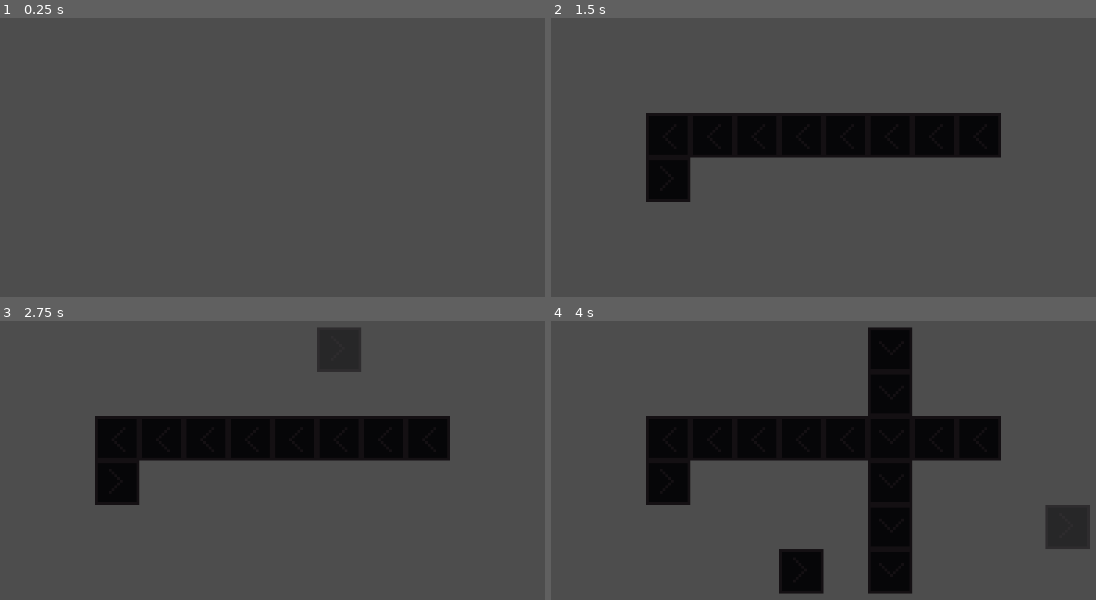
Above: before the commit, frames 1-4 (two rows, left to right).
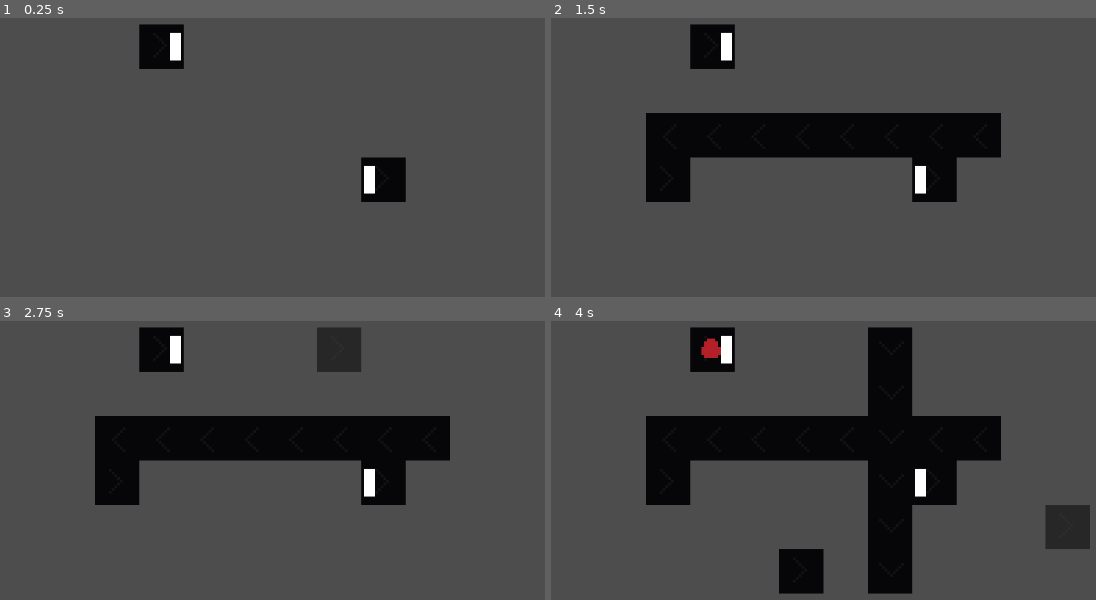
Above: after the commit, the same moments.

Repository: outercloudstudio/gmtk-2024
Game: Godot game, scene res://game.tscn
Two runs of this game, one before a commit and one after it. Both use one fixed random seed, a clock stepped at 60 frames per second and the inputs below.
Inputs (mouse positions are in pixels of both pictures, inside the frame that each line leads up to):
- Up to frame 1 (0.25 s): no input
- Up to frame 2 (1.5 s): tap Enter at 0.5 s; move the mouse to (997, 135) at 0.52 s; press the mouse at (997, 135) at 0.53 s; move the mouse to (665, 179) at 1.27 s; release the mouse at (665, 179) at 1.28 s; click (665, 179) at 1.35 s
- Up to frame 3 (2.75 s): move the mouse to (354, 362) at 2.02 s; press the mouse at (354, 362) at 2.03 s
- Up to frame 4 (4 s): tap Space at 2.75 s; move the mouse to (785, 549) at 2.77 s; release the mouse at (785, 549) at 2.78 s; click (785, 549) at 2.85 s; tap Enter at 3.5 s; move the mouse to (1063, 527) at 3.52 s; press the mouse at (1063, 527) at 3.53 s

The runs differ from the first frame. In frame 1, 2.7% of the frame differs, in the area x 25-75%, y 2-66%; in frame 2, 2.7%; in frame 3, 2.7%; in frame 4, 2.7%.

Commit message:
Item

Diff:
--- /dev/null
+++ b/accepter.tscn
@@ -0,0 +1,16 @@
+[gd_scene load_steps=3 format=3 uid="uid://b0i841hejuca6"]
+
+[ext_resource type="Script" path="res://tile.gd" id="1_lbjgo"]
+[ext_resource type="Texture2D" uid="uid://2wvotbf5sand" path="res://sprites.png" id="2_6tslh"]
+
+[node name="Accepter" type="Node2D" node_paths=PackedStringArray("rotation_origin")]
+script = ExtResource("1_lbjgo")
+rotation_origin = NodePath("RotationOrigin")
+
+[node name="RotationOrigin" type="Node2D" parent="."]
+position = Vector2(8, 8)
+
+[node name="FowardSprite" type="Sprite2D" parent="RotationOrigin"]
+texture = ExtResource("2_6tslh")
+region_enabled = true
+region_rect = Rect2(48, 0, 16, 16)
--- /dev/null
+++ b/apple.tscn
@@ -0,0 +1,23 @@
+[gd_scene load_steps=4 format=3 uid="uid://c7ym0w7fg023r"]
+
+[ext_resource type="Texture2D" uid="uid://2wvotbf5sand" path="res://sprites.png" id="1_6datp"]
+[ext_resource type="Script" path="res://item.gd" id="1_f6ld0"]
+
+[sub_resource type="RectangleShape2D" id="RectangleShape2D_eiyny"]
+size = Vector2(8, 8)
+
+[node name="Apple" type="CharacterBody2D"]
+z_index = 1
+collision_layer = 0
+collision_mask = 0
+motion_mode = 1
+platform_on_leave = 2
+script = ExtResource("1_f6ld0")
+
+[node name="Sprite2D" type="Sprite2D" parent="."]
+texture = ExtResource("1_6datp")
+region_enabled = true
+region_rect = Rect2(21, 5, 7, 7)
+
+[node name="CollisionShape2D" type="CollisionShape2D" parent="."]
+shape = SubResource("RectangleShape2D_eiyny")
--- a/conveyer.tscn
+++ b/conveyer.tscn
@@ -1,10 +1,10 @@
 [gd_scene load_steps=3 format=3 uid="uid://dvsr0owx3rnh7"]
 
-[ext_resource type="Script" path="res://conveyor.gd" id="1_0h8bq"]
 [ext_resource type="Texture2D" uid="uid://2wvotbf5sand" path="res://sprites.png" id="1_rqyjv"]
+[ext_resource type="Script" path="res://tile.gd" id="3_s7vo0"]
 
 [node name="Conveyer" type="Node2D" node_paths=PackedStringArray("rotation_origin")]
-script = ExtResource("1_0h8bq")
+script = ExtResource("3_s7vo0")
 rotation_origin = NodePath("RotationOrigin")
 
 [node name="RotationOrigin" type="Node2D" parent="."]
--- a/conveyor.gd
+++ /dev/null
@@ -1,28 +0,0 @@
-extends Node2D
-
-
-@export var rotation_origin: Node2D
-
-
-var _direction: Vector2i = Vector2i.RIGHT
-var _location: Vector2i = Vector2i.ZERO
-var _world: World
-
-
-func setup(location: Vector2i, direction: Vector2i, world: World):
-	_location = location
-	_direction = direction
-	_world = world
-
-	rotation_origin.look_at(global_position + Vector2.ONE * 8 + Vector2(direction))
-
-	modulate = Color("#ffffff88")
-
-
-func place():
-	modulate = Color("#ffffffff")
-
-	if _world.tilemap.has(_location):
-		_world.tilemap[_location].queue_free()
-
-	_world.tilemap[_location] = self
--- /dev/null
+++ b/item.gd
@@ -0,0 +1,34 @@
+extends CharacterBody2D
+
+
+var _world: World
+var _target: Vector2
+
+
+func _ready() -> void:
+	_world = get_parent()
+
+
+func setup():
+	_target = global_position
+
+
+func get_tile():
+	var tile_location = Vector2i(floor(global_position / 16))
+
+	if !_world.tilemap.has(tile_location):
+		return null
+
+	return _world.tilemap[tile_location]
+
+
+func _physics_process(delta: float) -> void:
+	if global_position == _target:
+		var tile = get_tile()
+
+		_target = global_position + Vector2(tile.direction) * 16
+
+	global_position = global_position.move_toward(_target, 50 * delta)
+
+	if get_tile() == null:
+		queue_free()
--- /dev/null
+++ b/item_spawner.gd
@@ -0,0 +1,22 @@
+extends Node2D
+
+
+@export var item_scene: PackedScene
+
+
+var _timer = 1
+
+
+func _process(delta: float) -> void:
+	_timer -= delta
+
+	if _timer <= 0:
+		_timer = 1
+
+		var item = item_scene.instantiate()
+
+		get_parent().get_parent().add_child(item)
+
+		item.global_position = global_position
+
+		item.setup()
--- /dev/null
+++ b/spawner.tscn
@@ -0,0 +1,23 @@
+[gd_scene load_steps=5 format=3 uid="uid://crehmacysesud"]
+
+[ext_resource type="Texture2D" uid="uid://2wvotbf5sand" path="res://sprites.png" id="2_jixw1"]
+[ext_resource type="Script" path="res://item_spawner.gd" id="3_kuivt"]
+[ext_resource type="Script" path="res://tile.gd" id="3_sw0ft"]
+[ext_resource type="PackedScene" uid="uid://c7ym0w7fg023r" path="res://apple.tscn" id="4_y6yrs"]
+
+[node name="Spawner" type="Node2D" node_paths=PackedStringArray("rotation_origin")]
+script = ExtResource("3_sw0ft")
+rotation_origin = NodePath("RotationOrigin")
+
+[node name="RotationOrigin" type="Node2D" parent="."]
+position = Vector2(8, 8)
+
+[node name="FowardSprite" type="Sprite2D" parent="RotationOrigin"]
+texture = ExtResource("2_jixw1")
+region_enabled = true
+region_rect = Rect2(32, 0, 16, 16)
+
+[node name="ItemSpawner" type="Node2D" parent="."]
+position = Vector2(8, 8)
+script = ExtResource("3_kuivt")
+item_scene = ExtResource("4_y6yrs")
--- /dev/null
+++ b/tile.gd
@@ -0,0 +1,36 @@
+extends Node2D
+
+
+@export var place_on_start = false
+@export var place_on_start_direction: Vector2i = Vector2i.RIGHT
+@export var can_be_replaced = true
+@export var rotation_origin: Node2D
+
+
+var direction: Vector2i = Vector2i.RIGHT
+var _location: Vector2i = Vector2i.ZERO
+var _world: World
+
+
+func setup(location: Vector2i, tile_direction: Vector2i, world: World):
+	_location = location
+	direction = tile_direction
+	_world = world
+
+	rotation_origin.look_at(global_position + Vector2.ONE * 8 + Vector2(tile_direction))
+
+	modulate = Color("#ffffff88")
+
+
+func place():
+	modulate = Color("#ffffffff")
+
+	if _world.tilemap.has(_location):
+		_world.tilemap[_location].queue_free()
+
+	_world.tilemap[_location] = self
+
+func _ready() -> void:
+	if place_on_start:
+		setup(floor(global_position / 16), place_on_start_direction, get_parent())
+		place()
--- a/world.gd
+++ b/world.gd
@@ -65,7 +65,10 @@
 		direction = Vector2.RIGHT
 
 	for index in range((end_tile - start_tile).length() + 1):
-		var tile_location = start_tile + direction * index
+		var tile_location: Vector2i = Vector2i(start_tile + direction * index)
+
+		if tilemap.has(tile_location) && !tilemap[tile_location].can_be_replaced:
+			continue
 
 		var tile = conveyor_scene.instantiate()
 		add_child(tile)
--- a/world.tscn
+++ b/world.tscn
@@ -1,7 +1,9 @@
-[gd_scene load_steps=3 format=3 uid="uid://br8dswv6ug16q"]
+[gd_scene load_steps=5 format=3 uid="uid://br8dswv6ug16q"]
 
 [ext_resource type="Script" path="res://world.gd" id="1_gejag"]
 [ext_resource type="PackedScene" uid="uid://dvsr0owx3rnh7" path="res://conveyer.tscn" id="2_tssqo"]
+[ext_resource type="PackedScene" uid="uid://crehmacysesud" path="res://spawner.tscn" id="3_a71ki"]
+[ext_resource type="PackedScene" uid="uid://b0i841hejuca6" path="res://accepter.tscn" id="4_ac2pr"]
 
 [node name="World" type="Node2D"]
 texture_filter = 1
@@ -9,3 +11,13 @@
 conveyor_scene = ExtResource("2_tssqo")
 
 [node name="Camera2D" type="Camera2D" parent="."]
+
+[node name="Spawner" parent="." instance=ExtResource("3_a71ki")]
+position = Vector2(-48, -48)
+place_on_start = true
+can_be_replaced = false
+
+[node name="Accepter" parent="." instance=ExtResource("4_ac2pr")]
+position = Vector2(32, 0)
+place_on_start = true
+can_be_replaced = false
Binary file changed: sprites.aseprite
Binary file changed: sprites.png
